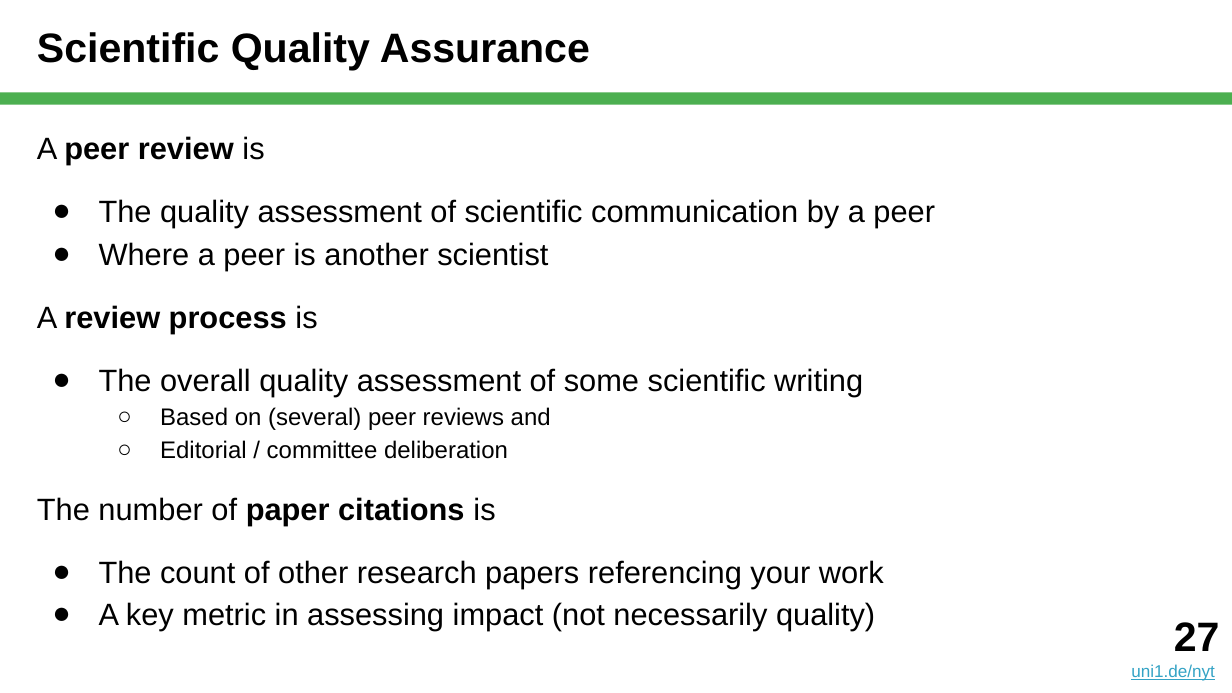
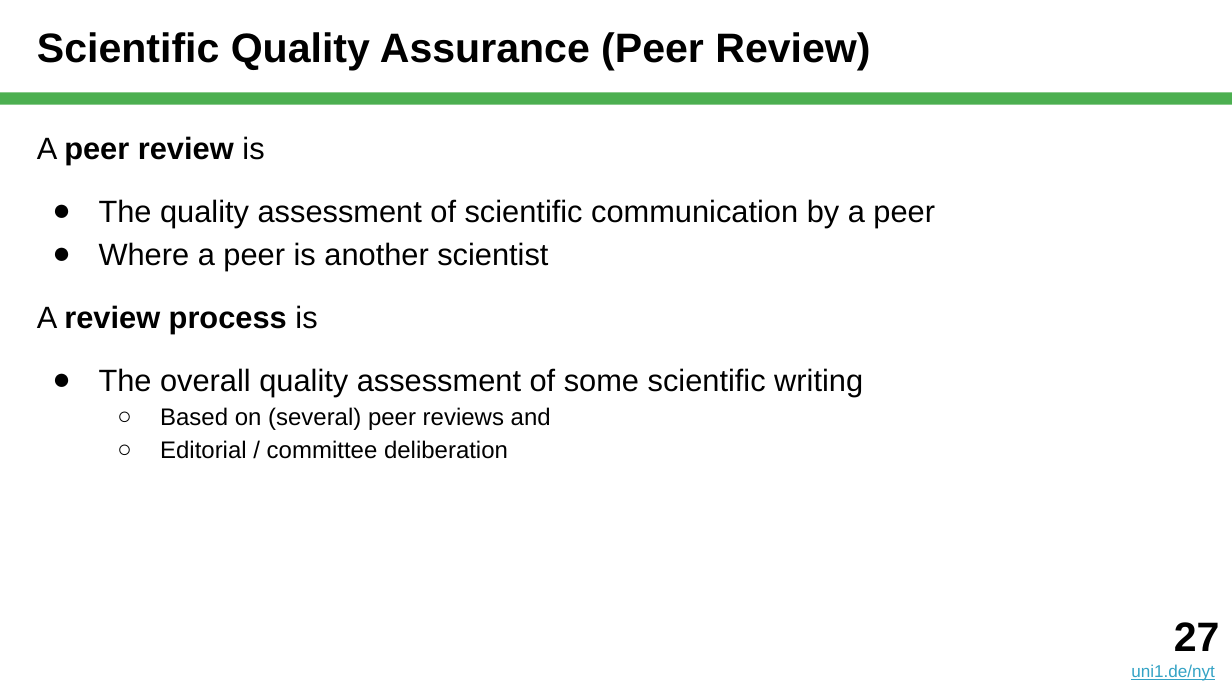
Before and after one commit to dirkriehle/nyt-course, a slide deck: slide 27 of Lecture slides/NYT B01 - What is Science.pptx. Drawn at 1232x693 pixels with LibreOffice and Linux fonts; fonts in the diff are those of the drawing. Boxes give left, top, right and bottom in pixels: in the first picture for what was removed or moved away, otherwise in the second. Text is boxed around its words. In the diff, an @@ line names an element or a change of style, - is before the commit and + after.

```diff
--- a/Lecture slides/NYT B01 - What is Science.pptx
+++ b/Lecture slides/NYT B01 - What is Science.pptx
@@ title at <box>37,32,870,70</box>: text changed @@
-Scientific Quality Assurance
+Scientific Quality Assurance (Peer Review)
@@ text at <box>37,497,884,631</box>: paragraphs removed @@
-The number of paper citations is
-● The count of other research papers referencing your work
-● A key metric in assessing impact (not necessarily quality)
```
Also in this commit, not shown: 15 other slides changed, 1 slide added, 27 other files.
